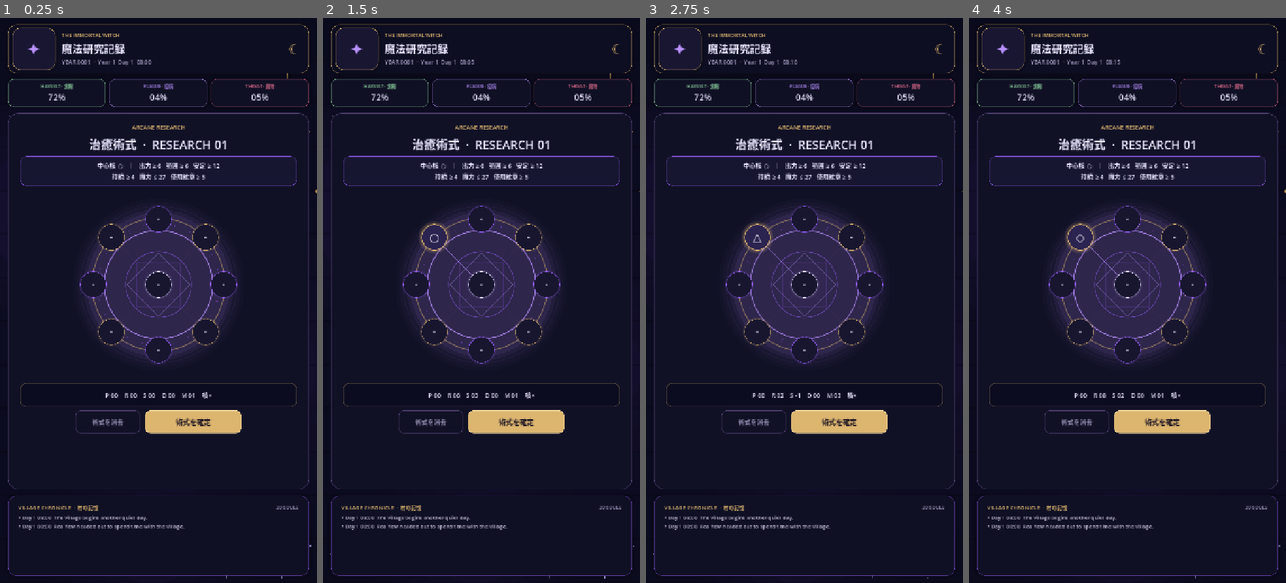
Above: before the commit, frames 1-4 (left to right).
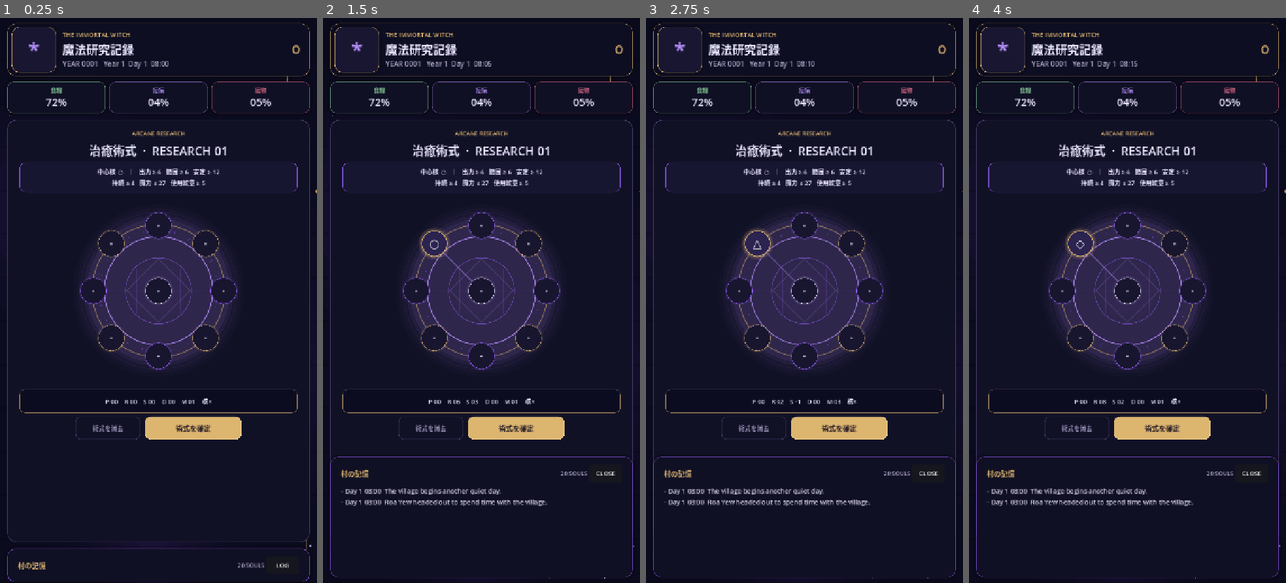
Above: after the commit, the same moments.

Repository: kei060538-commits/VillageGame
Game: Godot game, scene res://scenes/main.tscn
Two runs of this game, one before a commit and one after it. Both use one fixed random seed, a clock stepped at 60 frames per second and the inputs below.
Inputs (mouse positions are in pixels of both pictures, inside the frame that each line leads up to):
- Up to frame 1 (0.25 s): no input
- Up to frame 2 (1.5 s): click (605, 566) at 0.5 s, where only the run after the commit has a clickable "LOG"; click "·" at 1.25 s
- Up to frame 3 (2.75 s): click "○" at 2 s
- Up to frame 4 (4 s): click "△" at 2.75 s; click "□" at 3.5 s

The runs differ from the first frame. In frame 1, 12% of the frame differs, in the area x 2-98%, y 1-100%; in frame 2, 12%, in the area x 2-98%, y 1-99%; in frame 3, 12%; in frame 4, 12%.

Commit message:
Improve mobile readability and Web font fallback

Diff:
--- a/scripts/main.gd
+++ b/scripts/main.gd
@@ -3,11 +3,10 @@
 const ARCANE_BACKGROUND := preload("res://scripts/ui/arcane_background.gd")
 
 const INK := Color("e9e5ff")
-const MUTED := Color("9993b7")
+const MUTED := Color("aaa4c4")
 const GOLD := Color("dcb56f")
 const VIOLET := Color("9a61ff")
 const PANEL := Color("101024")
-const PANEL_ALT := Color("171631")
 
 var clock: GameClock
 var event_log: VillageEventLog
@@ -21,6 +20,9 @@
 var disease_label: Label
 var threat_label: Label
 var chronicle_label: Label
+var chronicle_card: PanelContainer
+var chronicle_button: Button
+var chronicle_expanded := false
 var return_overlay: Control
 var return_title: Label
 var return_body: Label
@@ -33,7 +35,6 @@
     event_log = VillageEventLog.new()
     add_child(event_log)
 
-    # The simulation remains alive, but the village world is no longer the primary screen.
     village = VillageSimulation.new()
     village.visible = false
     add_child(village)
@@ -53,8 +54,8 @@
 func _process(_delta: float) -> void:
     if year_label == null:
         return
-    var year := int((clock.get_day() - 1) / 24) + 1
-    year_label.text = "YEAR %04d  ·  %s" % [year, clock.format_time()]
+    var year: int = int((clock.get_day() - 1) / 24) + 1
+    year_label.text = "YEAR %04d   %s" % [year, clock.format_time()]
     _refresh_village_pulse()
 
 func _build_ui() -> void:
@@ -79,11 +80,11 @@
     var header := PanelContainer.new()
     header.anchor_left = 0.0
     header.anchor_right = 1.0
-    header.offset_left = 18.0
-    header.offset_top = 14.0
-    header.offset_right = -18.0
-    header.offset_bottom = 126.0
-    header.add_theme_stylebox_override("panel", _panel_style(Color("0e0e22"), Color(GOLD, 0.34), 20, 1))
+    header.offset_left = 16.0
+    header.offset_top = 12.0
+    header.offset_right = -16.0
+    header.offset_bottom = 132.0
+    header.add_theme_stylebox_override("panel", _panel_style(Color("0e0e22"), Color(GOLD, 0.40), 20, 1))
     safe_root.add_child(header)
 
     var row := HBoxContainer.new()
@@ -91,68 +92,69 @@
     header.add_child(row)
 
     var portrait_frame := PanelContainer.new()
-    portrait_frame.custom_minimum_size = Vector2(88, 88)
-    portrait_frame.add_theme_stylebox_override("panel", _panel_style(Color("191632"), Color(GOLD, 0.62), 18, 1))
+    portrait_frame.custom_minimum_size = Vector2(92, 92)
+    portrait_frame.add_theme_stylebox_override("panel", _panel_style(Color("191632"), Color(GOLD, 0.68), 18, 1))
     row.add_child(portrait_frame)
 
     portrait_texture = TextureRect.new()
     portrait_texture.expand_mode = TextureRect.EXPAND_IGNORE_SIZE
     portrait_texture.stretch_mode = TextureRect.STRETCH_KEEP_ASPECT_CENTERED
-    portrait_texture.custom_minimum_size = Vector2(78, 78)
+    portrait_texture.custom_minimum_size = Vector2(82, 82)
     portrait_frame.add_child(portrait_texture)
 
-    var portrait_path := "res://art/player/witch_portrait.png"
+    var portrait_path: String = "res://art/player/witch_portrait.png"
     if ResourceLoader.exists(portrait_path):
         portrait_texture.texture = load(portrait_path)
     else:
         var emblem := Label.new()
-        emblem.text = "✦"
+        emblem.text = "*"
         emblem.horizontal_alignment = HORIZONTAL_ALIGNMENT_CENTER
         emblem.vertical_alignment = VERTICAL_ALIGNMENT_CENTER
         emblem.add_theme_color_override("font_color", Color("b891ff"))
-        emblem.add_theme_font_size_override("font_size", 40)
+        emblem.add_theme_font_size_override("font_size", 48)
         portrait_frame.add_child(emblem)
 
     var text_box := VBoxContainer.new()
     text_box.size_flags_horizontal = Control.SIZE_EXPAND_FILL
     text_box.alignment = BoxContainer.ALIGNMENT_CENTER
+    text_box.add_theme_constant_override("separation", 2)
     row.add_child(text_box)
 
     var kicker := Label.new()
     kicker.text = "THE IMMORTAL WITCH"
     kicker.add_theme_color_override("font_color", GOLD)
-    kicker.add_theme_font_size_override("font_size", 12)
+    kicker.add_theme_font_size_override("font_size", 14)
     text_box.add_child(kicker)
 
     var title := Label.new()
-    title.text = "魔法研究記録"
+    title.text = _ui("魔法研究記録", "ARCANE RESEARCH")
     title.add_theme_color_override("font_color", INK)
-    title.add_theme_font_size_override("font_size", 24)
+    title.add_theme_font_size_override("font_size", 27)
     text_box.add_child(title)
 
     year_label = Label.new()
     year_label.text = "YEAR 0001"
     year_label.add_theme_color_override("font_color", MUTED)
-    year_label.add_theme_font_size_override("font_size", 13)
+    year_label.add_theme_font_size_override("font_size", 16)
     text_box.add_child(year_label)
 
-    var moon := Label.new()
-    moon.text = "☾"
-    moon.custom_minimum_size.x = 46
-    moon.horizontal_alignment = HORIZONTAL_ALIGNMENT_CENTER
-    moon.vertical_alignment = VERTICAL_ALIGNMENT_CENTER
-    moon.add_theme_color_override("font_color", GOLD)
-    moon.add_theme_font_size_override("font_size", 31)
-    row.add_child(moon)
+    var mark := Label.new()
+    mark.text = "O"
+    mark.custom_minimum_size.x = 42
+    mark.horizontal_alignment = HORIZONTAL_ALIGNMENT_CENTER
+    mark.vertical_alignment = VERTICAL_ALIGNMENT_CENTER
+    mark.add_theme_color_override("font_color", GOLD)
+    mark.add_theme_font_size_override("font_size", 25)
+    row.add_child(mark)
 
 func _build_village_pulse() -> void:
     var row := HBoxContainer.new()
     row.anchor_left = 0.0
     row.anchor_right = 1.0
-    row.offset_left = 18.0
-    row.offset_top = 138.0
-    row.offset_right = -18.0
-    row.offset_bottom = 202.0
+    row.offset_left = 16.0
+    row.offset_top = 144.0
+    row.offset_right = -16.0
+    row.offset_bottom = 216.0
     row.add_theme_constant_override("separation", 8)
     safe_root.add_child(row)
 
@@ -164,25 +166,26 @@
 func _stat_card(parent: HBoxContainer, english: String, japanese: String, accent: Color) -> Label:
     var panel := PanelContainer.new()
     panel.size_flags_horizontal = Control.SIZE_EXPAND_FILL
-    panel.add_theme_stylebox_override("panel", _panel_style(Color("101024"), Color(accent, 0.30), 13, 1))
+    panel.add_theme_stylebox_override("panel", _panel_style(Color("101024"), Color(accent, 0.34), 14, 1))
     parent.add_child(panel)
 
     var box := VBoxContainer.new()
     box.alignment = BoxContainer.ALIGNMENT_CENTER
+    box.add_theme_constant_override("separation", 0)
     panel.add_child(box)
 
     var top := Label.new()
-    top.text = "%s · %s" % [english, japanese]
+    top.text = _ui(japanese, english)
     top.horizontal_alignment = HORIZONTAL_ALIGNMENT_CENTER
-    top.add_theme_color_override("font_color", Color(accent, 0.88))
-    top.add_theme_font_size_override("font_size", 10)
+    top.add_theme_color_override("font_color", Color(accent, 0.92))
+    top.add_theme_font_size_override("font_size", 13)
     box.add_child(top)
 
     var value := Label.new()
     value.text = "00%"
     value.horizontal_alignment = HORIZONTAL_ALIGNMENT_CENTER
     value.add_theme_color_override("font_color", INK)
-    value.add_theme_font_size_override("font_size", 19)
+    value.add_theme_font_size_override("font_size", 24)
     box.add_child(value)
     return value
 
@@ -192,60 +195,80 @@
     research_panel.anchor_right = 1.0
     research_panel.anchor_top = 0.0
     research_panel.anchor_bottom = 1.0
-    research_panel.offset_left = 18.0
-    research_panel.offset_top = 216.0
-    research_panel.offset_right = -18.0
-    research_panel.offset_bottom = -212.0
+    research_panel.offset_left = 16.0
+    research_panel.offset_top = 230.0
+    research_panel.offset_right = -16.0
+    research_panel.offset_bottom = -92.0
     research_panel.z_index = 10
     safe_root.add_child(research_panel)
     research_panel.research_completed.connect(_on_research_completed)
 
 func _build_chronicle() -> void:
-    var card := PanelContainer.new()
-    card.anchor_left = 0.0
-    card.anchor_right = 1.0
-    card.anchor_top = 1.0
-    card.anchor_bottom = 1.0
-    card.offset_left = 18.0
-    card.offset_top = -198.0
-    card.offset_right = -18.0
-    card.offset_bottom = -16.0
-    card.add_theme_stylebox_override("panel", _panel_style(PANEL, Color(VIOLET, 0.26), 18, 1))
-    safe_root.add_child(card)
+    chronicle_card = PanelContainer.new()
+    chronicle_card.z_index = 24
+    chronicle_card.anchor_left = 0.0
+    chronicle_card.anchor_right = 1.0
+    chronicle_card.anchor_top = 1.0
+    chronicle_card.anchor_bottom = 1.0
+    chronicle_card.offset_left = 16.0
+    chronicle_card.offset_top = -78.0
+    chronicle_card.offset_right = -16.0
+    chronicle_card.offset_bottom = -12.0
+    chronicle_card.add_theme_stylebox_override("panel", _panel_style(PANEL, Color(VIOLET, 0.34), 18, 1))
+    safe_root.add_child(chronicle_card)
 
     var margin := MarginContainer.new()
     margin.add_theme_constant_override("margin_left", 14)
     margin.add_theme_constant_override("margin_right", 14)
     margin.add_theme_constant_override("margin_top", 10)
     margin.add_theme_constant_override("margin_bottom", 10)
-    card.add_child(margin)
+    chronicle_card.add_child(margin)
 
     var box := VBoxContainer.new()
-    box.add_theme_constant_override("separation", 5)
+    box.add_theme_constant_override("separation", 8)
     margin.add_child(box)
 
     var header := HBoxContainer.new()
+    header.custom_minimum_size.y = 40
     box.add_child(header)
 
     var heading := Label.new()
-    heading.text = "VILLAGE CHRONICLE  ·  村の記憶"
+    heading.text = _ui("村の記憶", "VILLAGE CHRONICLE")
     heading.size_flags_horizontal = Control.SIZE_EXPAND_FILL
+    heading.vertical_alignment = VERTICAL_ALIGNMENT_CENTER
     heading.add_theme_color_override("font_color", GOLD)
-    heading.add_theme_font_size_override("font_size", 12)
+    heading.add_theme_font_size_override("font_size", 16)
     header.add_child(heading)
 
     var generation := Label.new()
     generation.text = "20 SOULS"
+    generation.vertical_alignment = VERTICAL_ALIGNMENT_CENTER
     generation.add_theme_color_override("font_color", MUTED)
-    generation.add_theme_font_size_override("font_size", 11)
+    generation.add_theme_font_size_override("font_size", 13)
     header.add_child(generation)
 
+    chronicle_button = Button.new()
+    chronicle_button.text = "LOG"
+    chronicle_button.custom_minimum_size = Vector2(76, 40)
+    chronicle_button.focus_mode = Control.FOCUS_NONE
+    chronicle_button.add_theme_font_size_override("font_size", 14)
+    chronicle_button.pressed.connect(_toggle_chronicle)
+    header.add_child(chronicle_button)
+
     chronicle_label = Label.new()
+    chronicle_label.visible = false
     chronicle_label.size_flags_vertical = Control.SIZE_EXPAND_FILL
     chronicle_label.autowrap_mode = TextServer.AUTOWRAP_WORD_SMART
-    chronicle_label.add_theme_color_override("font_color", Color("c7c2dc"))
-    chronicle_label.add_theme_font_size_override("font_size", 12)
+    chronicle_label.add_theme_color_override("font_color", Color("d3cee6"))
+    chronicle_label.add_theme_font_size_override("font_size", 15)
     box.add_child(chronicle_label)
+
+func _toggle_chronicle() -> void:
+    chronicle_expanded = not chronicle_expanded
+    chronicle_label.visible = chronicle_expanded
+    chronicle_button.text = "CLOSE" if chronicle_expanded else "LOG"
+    chronicle_card.offset_top = -286.0 if chronicle_expanded else -78.0
+    _refresh_event_log({})
 
 func _build_return_overlay() -> void:
     return_overlay = Control.new()
@@ -256,57 +279,57 @@
     safe_root.add_child(return_overlay)
 
     var dim := ColorRect.new()
-    dim.color = Color(0.02, 0.015, 0.05, 0.76)
+    dim.color = Color(0.02, 0.015, 0.05, 0.82)
     dim.set_anchors_and_offsets_preset(Control.PRESET_FULL_RECT)
     return_overlay.add_child(dim)
 
     var card := PanelContainer.new()
-    card.anchor_left = 0.08
-    card.anchor_right = 0.92
-    card.anchor_top = 0.32
-    card.anchor_bottom = 0.68
-    card.add_theme_stylebox_override("panel", _panel_style(Color("15132d"), Color(GOLD, 0.72), 24, 2))
+    card.anchor_left = 0.07
+    card.anchor_right = 0.93
+    card.anchor_top = 0.30
+    card.anchor_bottom = 0.70
+    card.add_theme_stylebox_override("panel", _panel_style(Color("15132d"), Color(GOLD, 0.78), 24, 2))
     return_overlay.add_child(card)
 
     var margin := MarginContainer.new()
-    margin.add_theme_constant_override("margin_left", 22)
-    margin.add_theme_constant_override("margin_right", 22)
-    margin.add_theme_constant_override("margin_top", 22)
-    margin.add_theme_constant_override("margin_bottom", 22)
+    margin.add_theme_constant_override("margin_left", 24)
+    margin.add_theme_constant_override("margin_right", 24)
+    margin.add_theme_constant_override("margin_top", 24)
+    margin.add_theme_constant_override("margin_bottom", 24)
     card.add_child(margin)
 
     var box := VBoxContainer.new()
     box.alignment = BoxContainer.ALIGNMENT_CENTER
-    box.add_theme_constant_override("separation", 10)
+    box.add_theme_constant_override("separation", 14)
     margin.add_child(box)
 
     var star := Label.new()
-    star.text = "✦  ☾  ✦"
+    star.text = "*   *   *"
     star.horizontal_alignment = HORIZONTAL_ALIGNMENT_CENTER
     star.add_theme_color_override("font_color", GOLD)
-    star.add_theme_font_size_override("font_size", 22)
+    star.add_theme_font_size_override("font_size", 25)
     box.add_child(star)
 
     return_title = Label.new()
-    return_title.text = "研究塔からの帰還"
+    return_title.text = _ui("研究塔からの帰還", "RETURN FROM THE TOWER")
     return_title.horizontal_alignment = HORIZONTAL_ALIGNMENT_CENTER
     return_title.add_theme_color_override("font_color", INK)
-    return_title.add_theme_font_size_override("font_size", 25)
+    return_title.add_theme_font_size_override("font_size", 29)
     box.add_child(return_title)
 
     return_body = Label.new()
     return_body.horizontal_alignment = HORIZONTAL_ALIGNMENT_CENTER
     return_body.autowrap_mode = TextServer.AUTOWRAP_WORD_SMART
-    return_body.add_theme_color_override("font_color", Color("c8c2df"))
-    return_body.add_theme_font_size_override("font_size", 14)
+    return_body.add_theme_color_override("font_color", Color("d5d0e7"))
+    return_body.add_theme_font_size_override("font_size", 18)
     box.add_child(return_body)
 
     var continue_button := Button.new()
-    continue_button.text = "次の研究へ"
-    continue_button.custom_minimum_size = Vector2(220, 50)
+    continue_button.text = _ui("次の研究へ", "CONTINUE")
+    continue_button.custom_minimum_size = Vector2(250, 58)
     continue_button.size_flags_horizontal = Control.SIZE_SHRINK_CENTER
     continue_button.focus_mode = Control.FOCUS_NONE
-    continue_button.add_theme_font_size_override("font_size", 16)
+    continue_button.add_theme_font_size_override("font_size", 18)
     continue_button.add_theme_color_override("font_color", Color("171020"))
     continue_button.add_theme_stylebox_override("normal", _panel_style(GOLD, Color("f4d99e"), 14, 1))
     continue_button.add_theme_stylebox_override("hover", _panel_style(Color("f0cb82"), Color.WHITE, 14, 1))
@@ -326,15 +349,19 @@
     _refresh_event_log({})
 
 func _show_return_overlay(years_spent: int, field_name: String) -> void:
-    var field_jp: String = str({
-        "Healing": "治癒魔法",
-        "Agriculture": "農耕魔法",
-        "Construction": "構築魔法",
-        "Weather": "気象魔法",
-        "Combat": "戦闘魔法",
-    }.get(field_name, field_name))
-    return_title.text = "%d年後の村へ" % years_spent
-    return_body.text = "%sが村の知識として受け継がれた。\nあなたの姿は変わらない。けれど村の時間だけが進んでいる。" % field_jp
+    if OS.has_feature("web"):
+        return_title.text = "%d YEARS LATER" % years_spent
+        return_body.text = "%s magic entered the village tradition.\nYou have not aged, but the village has." % field_name
+    else:
+        var field_jp: String = str({
+            "Healing": "治癒魔法",
+            "Agriculture": "農耕魔法",
+            "Construction": "構築魔法",
+            "Weather": "気象魔法",
+            "Combat": "戦闘魔法",
+        }.get(field_name, field_name))
+        return_title.text = "%d年後の村へ" % years_spent
+        return_body.text = "%sが村の知識として受け継がれた。\nあなたの姿は変わらない。けれど村の時間だけが進んでいる。" % field_jp
     return_overlay.visible = true
 
 func _dismiss_return_overlay() -> void:
@@ -352,9 +379,15 @@
     if chronicle_label == null:
         return
     var lines: Array[String] = []
-    for entry in event_log.latest(4):
-        lines.append("• " + event_log.format_entry(entry))
+    var count: int = 6 if chronicle_expanded else 2
+    for entry in event_log.latest(count):
+        lines.append("- " + event_log.format_entry(entry))
     chronicle_label.text = "\n".join(lines)
+
+func _ui(japanese: String, english: String) -> String:
+    if OS.has_feature("web"):
+        return english
+    return japanese
 
 func _apply_safe_area_layout() -> void:
     if safe_root == null:
@@ -376,12 +409,12 @@
 
     var scale_x: float = viewport_size.x / float(window_size.x)
     var scale_y: float = viewport_size.y / float(window_size.y)
-    var left_inset := maxf(0.0, float(safe_area.position.x) * scale_x)
-    var top_inset := maxf(0.0, float(safe_area.position.y) * scale_y)
+    var left_inset: float = maxf(0.0, float(safe_area.position.x) * scale_x)
+    var top_inset: float = maxf(0.0, float(safe_area.position.y) * scale_y)
     var unsafe_right: int = window_size.x - (safe_area.position.x + safe_area.size.x)
     var unsafe_bottom: int = window_size.y - (safe_area.position.y + safe_area.size.y)
-    var right_inset := maxf(0.0, float(unsafe_right) * scale_x)
-    var bottom_inset := maxf(0.0, float(unsafe_bottom) * scale_y)
+    var right_inset: float = maxf(0.0, float(unsafe_right) * scale_x)
+    var bottom_inset: float = maxf(0.0, float(unsafe_bottom) * scale_y)
 
     safe_root.offset_left = left_inset
     safe_root.offset_top = top_inset
